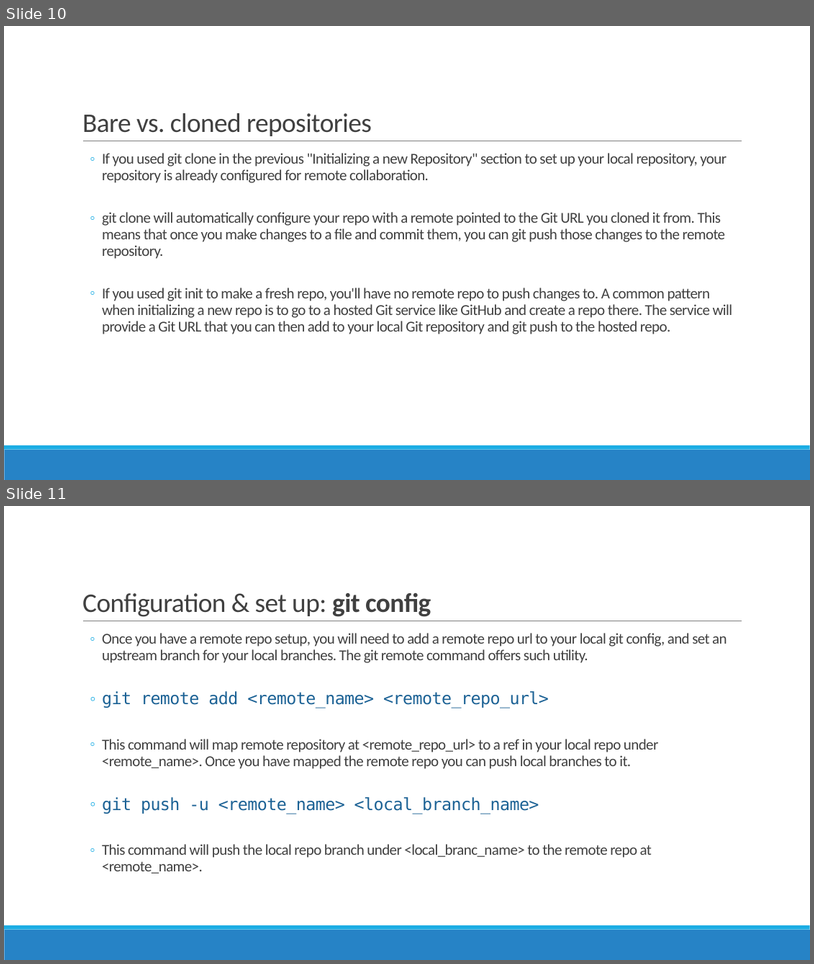
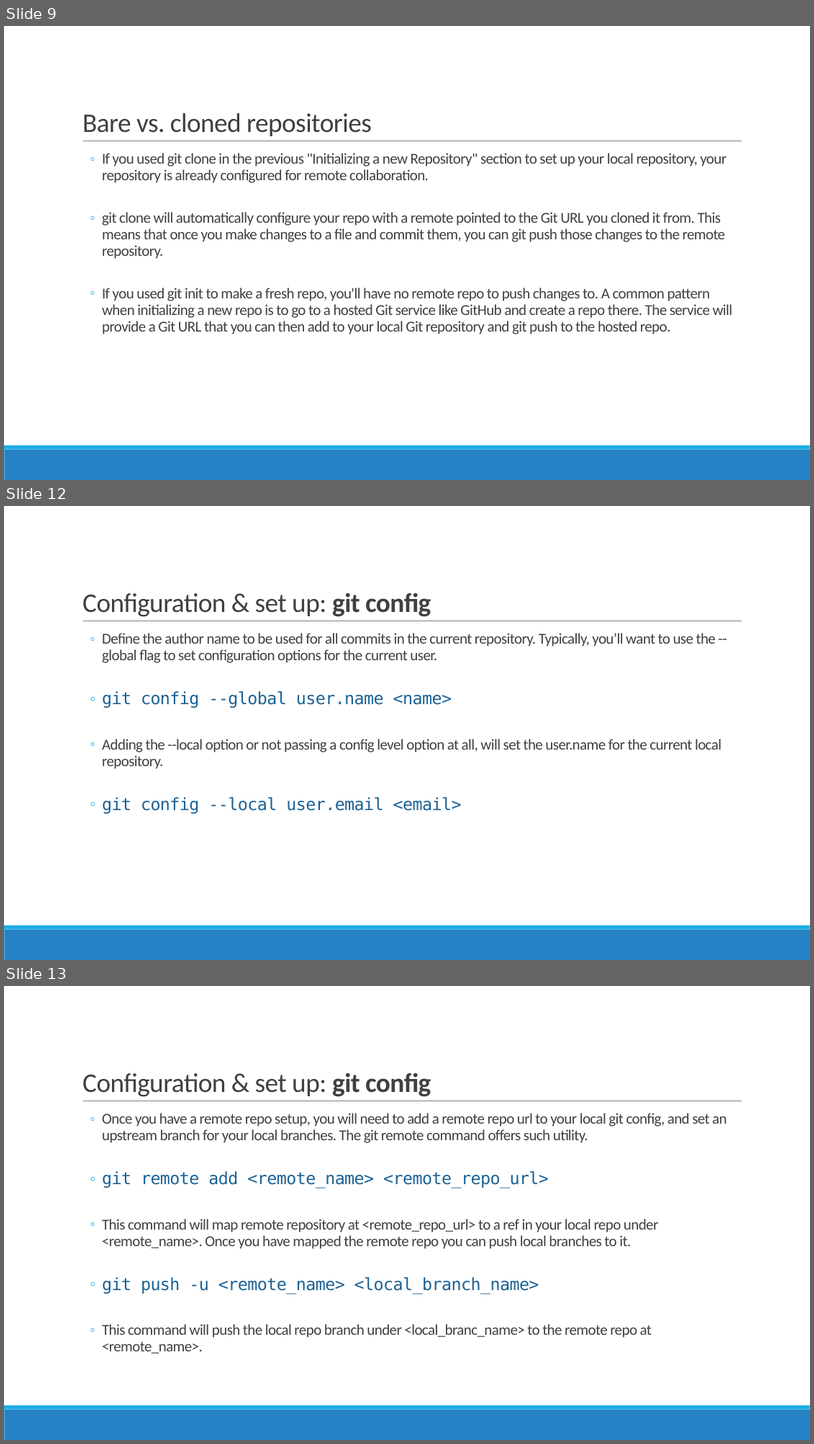
Before and after one commit to reza-arjmandi/Agile-Software-Development-Course, a slide deck: session1/Version Control.pptx. Shown one above the other, each under a label of ours: slides 10 and 11 before the commit, slides 9, 12 and 13 after it; the slides between them are not shown. The pictures are 814x964 and 814x1444 pixels, drawn with LibreOffice and Linux fonts; fonts in the diff are those of the drawing. Boxes give left, top, right and bottom in pixels: in the first picture for what was removed or moved away, otherwise in the second. Text is boxed around its words. In the diff, an @@ line names an element or a change of style, - is before the commit and + after.

```diff
--- a/session1/Version Control.pptx
+++ b/session1/Version Control.pptx
@@ slide 12 added at (x1=4, y1=506, x2=810, y2=960), background #FFFFFF; not listed: 3 template elements that a slide beside it also shows @@
@@ title added at (x1=82, y1=593, x2=431, y2=617), 32 pt, text #404040 @@
+Configuration & set up: git config
@@ text added at (x1=102, y1=633, x2=722, y2=813), 18 pt, text #404040 @@
+  ◦ Define the author name to be used for all commits in the current repository. Typically, you’ll want to use the --global flag to set configuration options for the current user.
+  ◦ git config --global user.name <name>
+  ◦ Adding the --local option or not passing a config level option at all, will set the user.name for the current local repository.
+  ◦ git config --local user.email <email>
@@ what was slide 10 is now slide 9 @@
@@ what was slide 11 is now slide 13 @@
```
Also in this commit, not shown: 1 slide changed, 1 other slide added.
